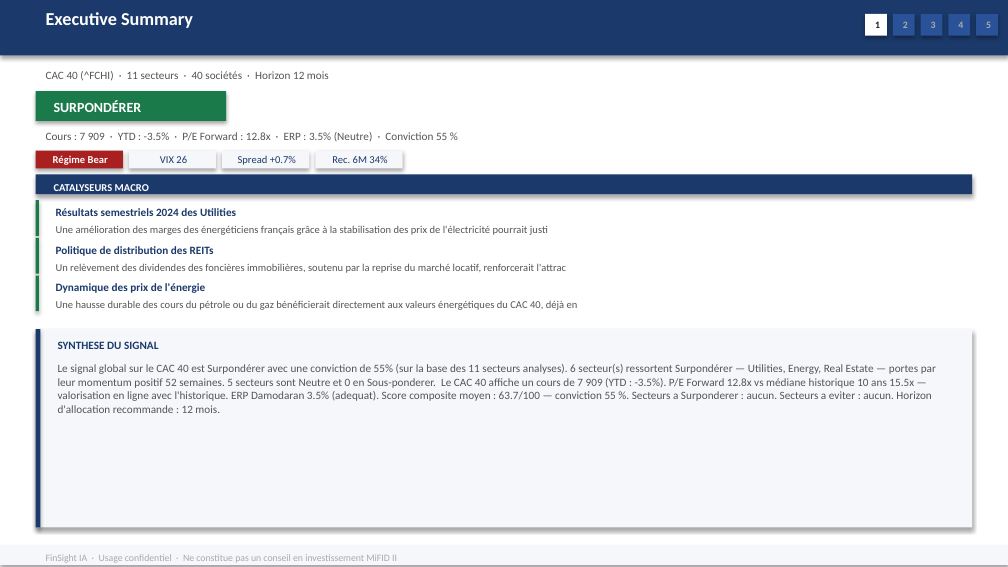
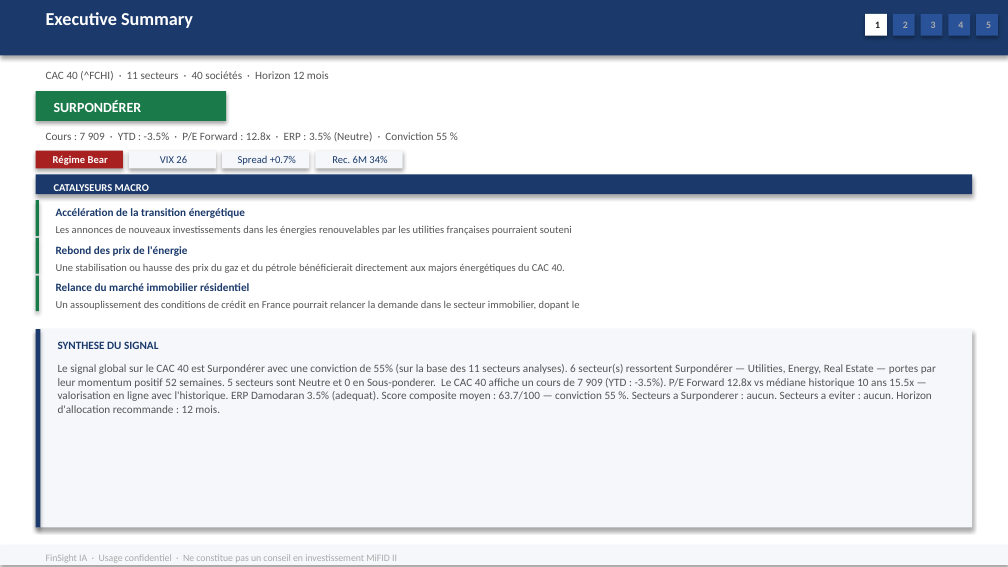
Before and after one commit to baptistejeh07-art/finsight-ia, a slide deck: slide 2 of preview/indice_CAC_40/indice_CAC_40.pptx. Drawn at 1008x567 pixels with LibreOffice and Linux fonts; fonts in the diff are those of the drawing. Boxes give left, top, right and bottom in pixels: in the first picture for what was removed or moved away, otherwise in the second. Text is boxed around its words. In the diff, an @@ line names an element or a change of style, - is before the commit and + after.

```diff
--- a/preview/indice_CAC_40/indice_CAC_40.pptx
+++ b/preview/indice_CAC_40/indice_CAC_40.pptx
@@ text at (x1=56, y1=208, x2=245, y2=218): text changed @@
-Résultats semestriels 2024 des Utilities
+Accélération de la transition énergétique
@@ text at (x1=56, y1=225, x2=572, y2=235): text changed @@
-Une amélioration des marges des énergéticiens français grâce à la stabilisation des prix de l'électricité pourrait justi
+Les annonces de nouveaux investissements dans les énergies renouvelables par les utilities françaises pourraient souteni
@@ text at (x1=56, y1=246, x2=187, y2=256): text changed @@
-Politique de distribution des REITs
+Rebond des prix de l'énergie
@@ text at (x1=56, y1=263, x2=565, y2=273): text changed @@
-Un relèvement des dividendes des foncières immobilières, soutenu par la reprise du marché locatif, renforcerait l'attrac
+Une stabilisation ou hausse des prix du gaz et du pétrole bénéficierait directement aux majors énergétiques du CAC 40.
@@ text at (x1=56, y1=283, x2=249, y2=291): text changed @@
-Dynamique des prix de l'énergie
+Relance du marché immobilier résidentiel
@@ text at (x1=56, y1=300, x2=580, y2=310): text changed @@
-Une hausse durable des cours du pétrole ou du gaz bénéficierait directement aux valeurs énergétiques du CAC 40, déjà en
+Un assouplissement des conditions de crédit en France pourrait relancer la demande dans le secteur immobilier, dopant le
```
Also in this commit, not shown: 2 other slides changed, 1 other file.
